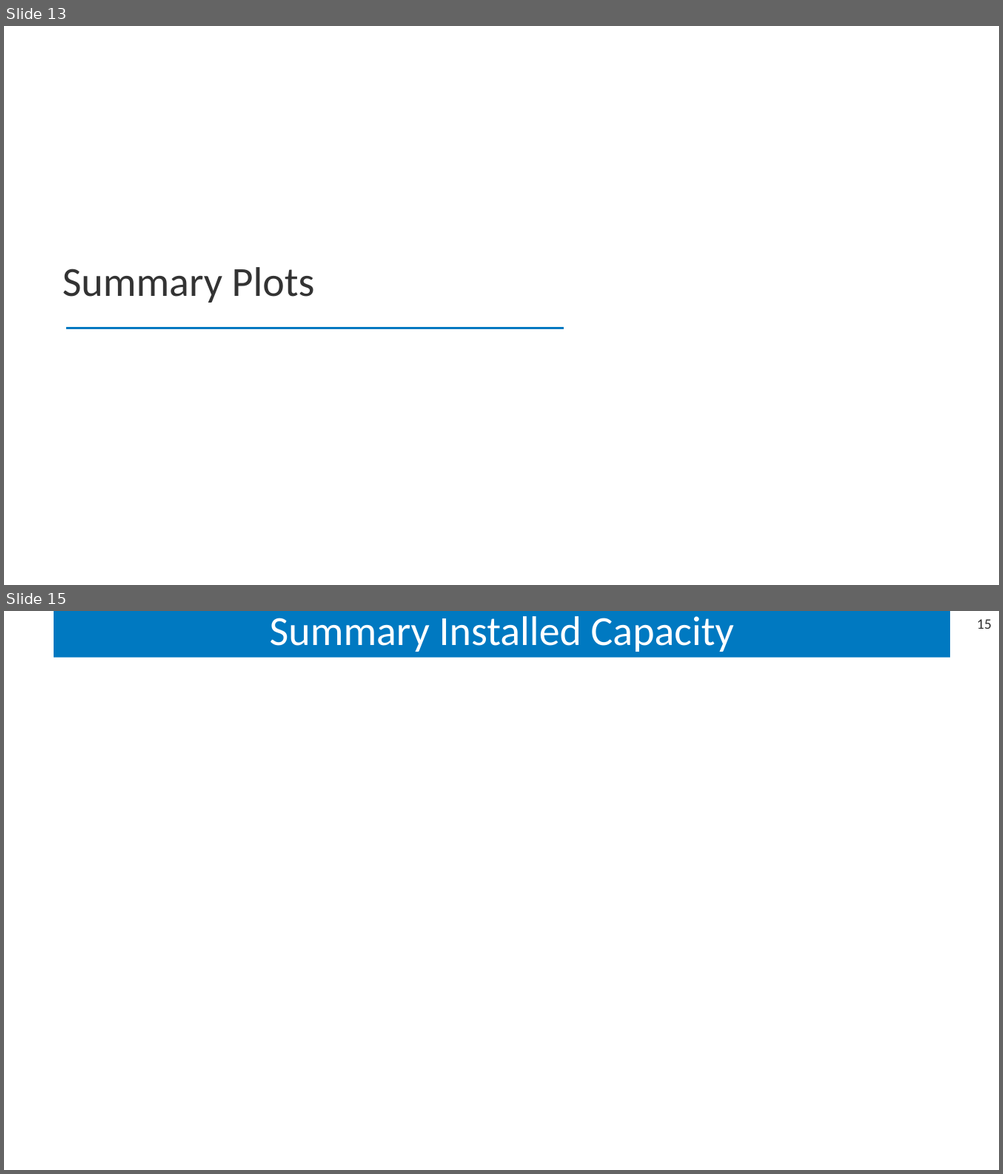
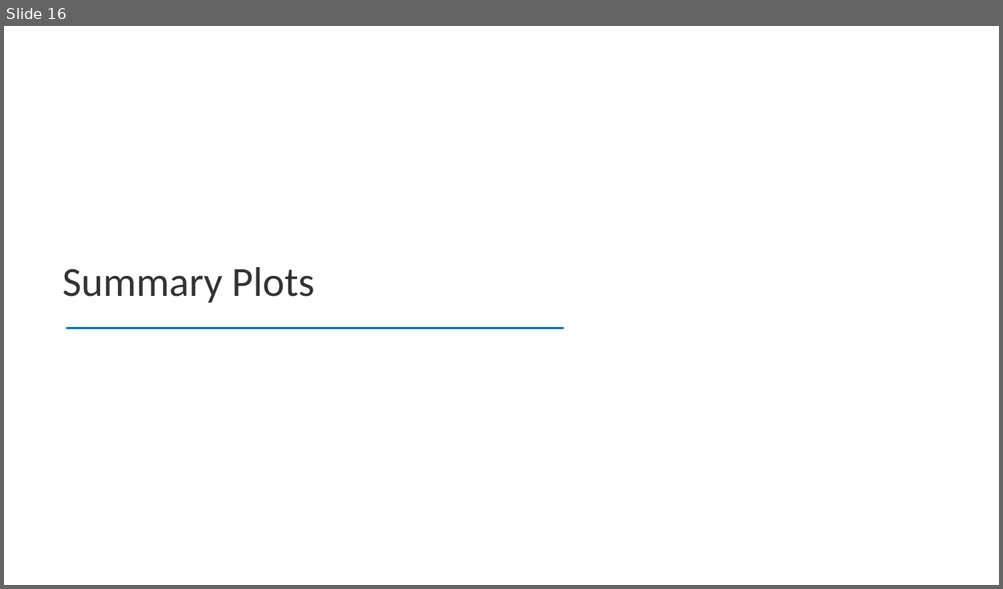
Before and after one commit to sbredenk/CORAL, a slide deck: postprocessing/results/example_atlantic/example_atlantic_results.pptx. Shown one above the other, each under a label of ours: slides 13 and 15 before the commit, slide 16 after it; the slides between them are not shown. The pictures are 1003x1174 and 1003x589 pixels, drawn with LibreOffice and Linux fonts; fonts in the diff are those of the drawing; background and template pictures are left out. Boxes give left, top, right and bottom in pixels: in the first picture for what was removed or moved away, otherwise in the second. Text is boxed around its words. In the diff, an @@ line names an element or a change of style, - is before the commit and + after.

```diff
--- a/postprocessing/results/example_atlantic/example_atlantic_results.pptx
+++ b/postprocessing/results/example_atlantic/example_atlantic_results.pptx
@@ slide 15 removed at <box>4,611,999,1170</box>, background picture (left out) @@
@@ title removed at <box>54,611,950,658</box> @@
-Summary Installed Capacity
@@ page number removed at <box>976,619,991,629</box> @@
-15
@@ what was slide 13 is now slide 16 @@
```
Also in this commit, not shown: 1 slide changed, 9 slides added, 6 other slides removed, 42 other files.
